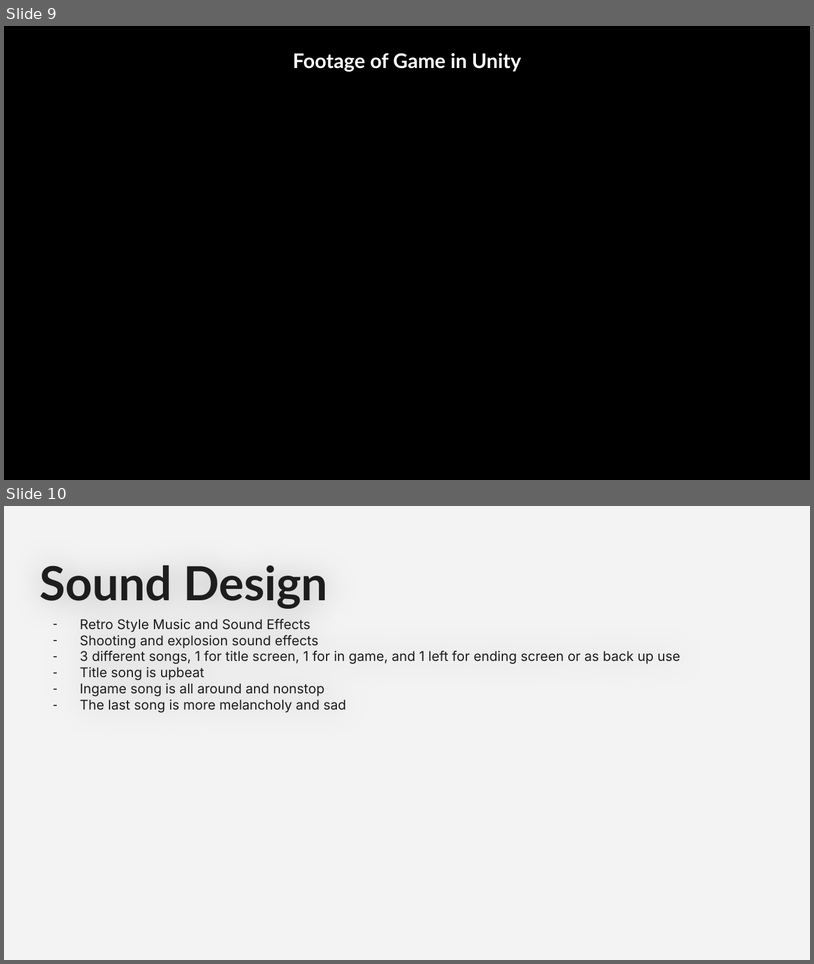
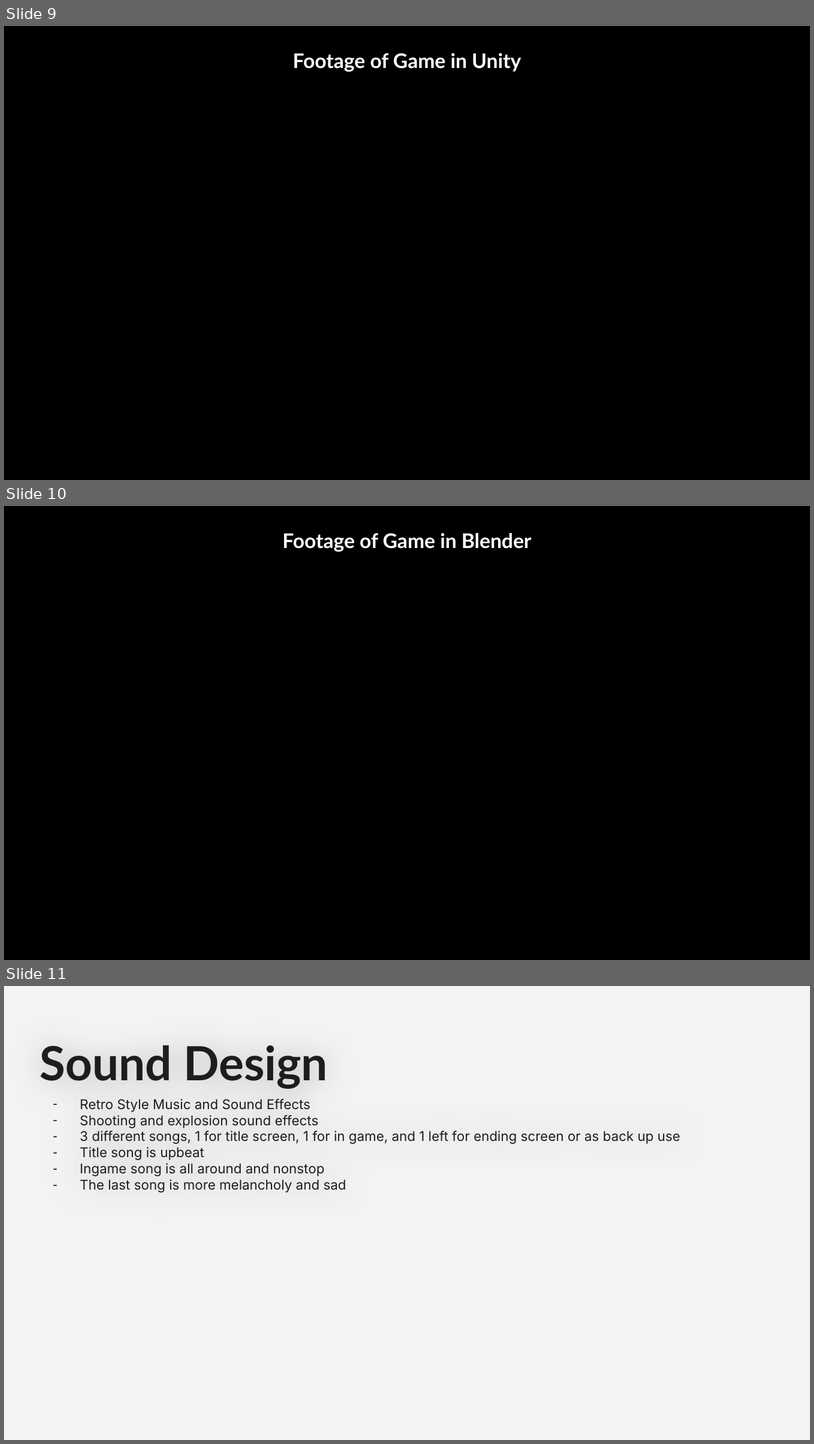
Before and after one commit to Itsmillertyme/CGDD4203-Group-5-Project-Spr25, a slide deck: Project Documents/Kezzel Run Pitch Presentation.pptx. Shown one above the other, each under a label of ours: slides 9 and 10 before the commit, slides 9, 10 and 11 after it. The pictures are 814x964 and 814x1444 pixels, drawn with LibreOffice and Linux fonts; fonts in the diff are those of the drawing; background and template pictures are left out. Boxes give left, top, right and bottom in pixels: in the first picture for what was removed or moved away, otherwise in the second. Text is boxed around its words. In the diff, an @@ line names an element or a change of style, - is before the commit and + after.

Commit message:
Final game pitch video and presentation added
- Final presentation with Blender mock up added to video and presentation slides

```diff
--- a/Project Documents/Kezzel Run Pitch Presentation.pptx
+++ b/Project Documents/Kezzel Run Pitch Presentation.pptx
@@ slide 10 added at [4,506,810,960], background picture (left out) @@
@@ title added at [282,533,532,552], 18 pt, text #FFFFFF, bold @@
+Footage of Game in Blender
@@ what was slide 10 is now slide 11 @@
```
Also in this commit, not shown: 9 other files.
